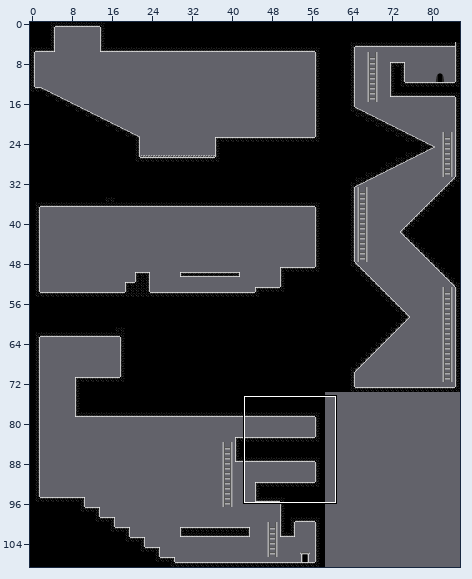
Tiled map -- assets/Data/Map/redzone.tmx. Above, an overview of the earlier version with the close-up marked.
Close-up. Before the commit:
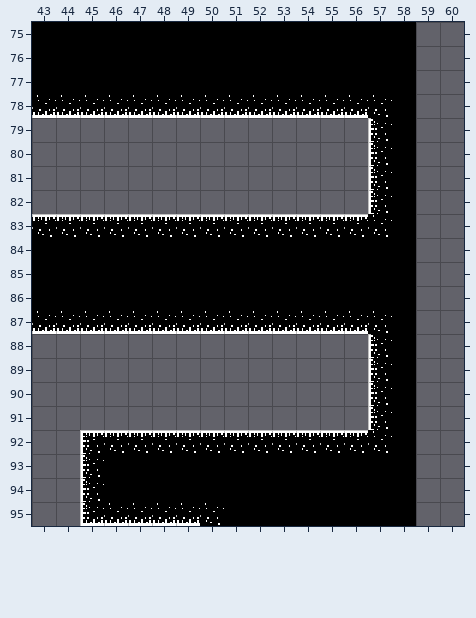
Cells are 16x16 px. Shown: x 43..60, y 75..95. The commit also changed other parts of the map, which this record leaves out.
New version:
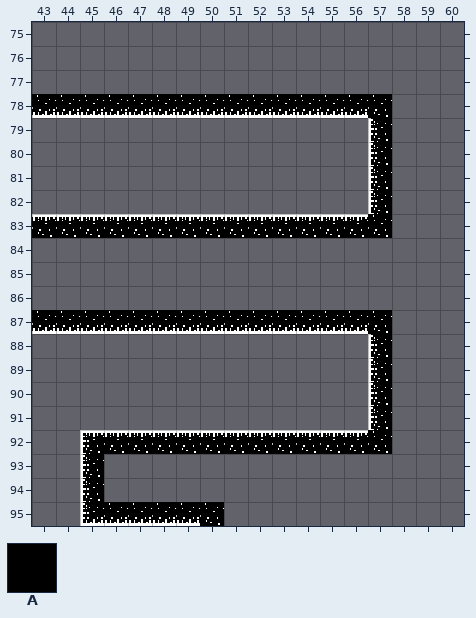
Key: from "amproject": A 6.
_ is an empty cell.
Tiles replaced or removed in this view: A.
Difference:
Changed rows in their new state; . is an unchanged cell.
Layer "Tiles":
first column x 43:
75 ________________
76 ________________
77 ________________
78 ..............._
79 ..............._
80 ..............._
81 ..............._
82 ..............._
83 ..............._
84 ________________
85 ________________
86 ________________
87 ..............._
88 ..............._
89 ..............._
90 ..............._
91 ..............._
92 ..............._
93 ..._____________
94 ..._____________
95 ........________
Changed places in both close-ups, as pixel boxes (x1, y1, x2, y2):
removed: (32, 22, 416, 526)
